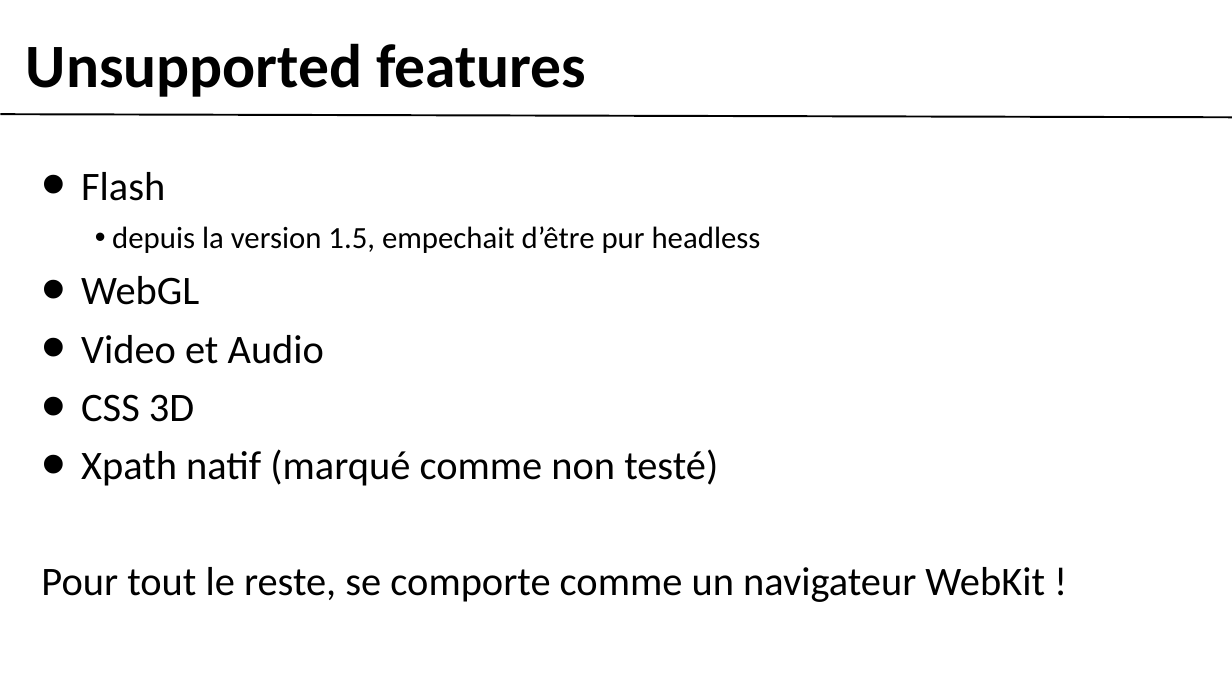
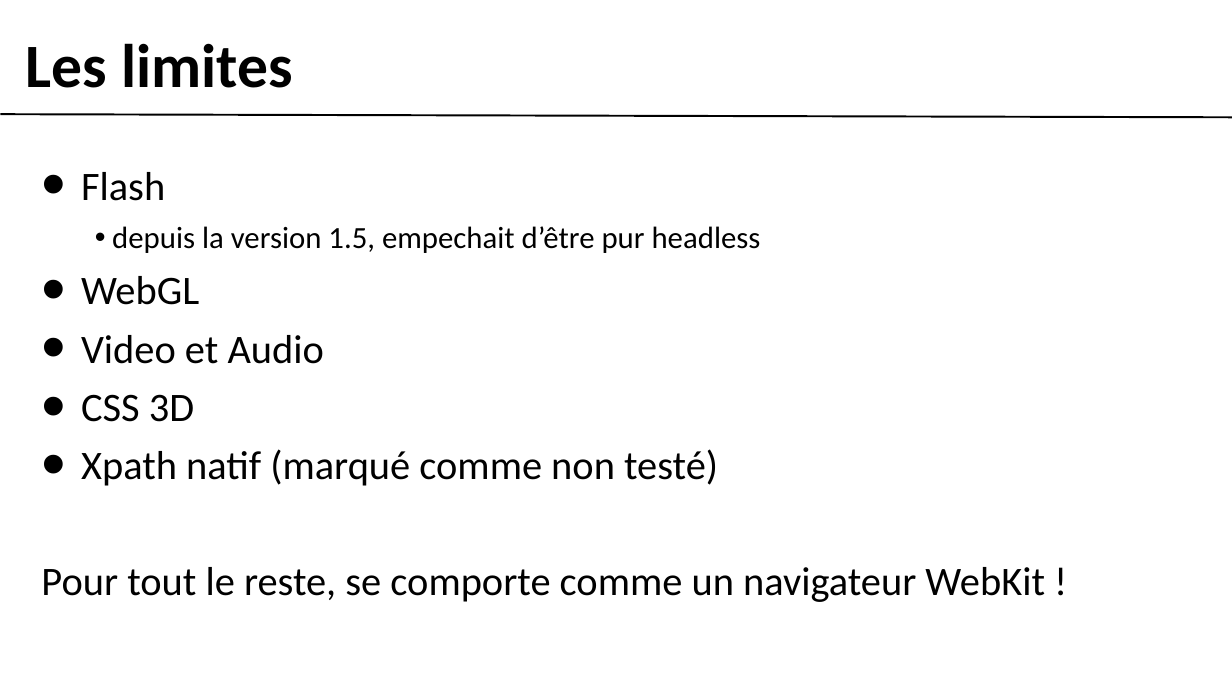
Before and after one commit to gobengo/devoxx-panorama-js-testing, a slide deck: slide 5 of doc/phantom_part.ppt (slide 4 before the commit). Drawn at 1232x693 pixels with LibreOffice and Linux fonts; fonts in the diff are those of the drawing; background and template pictures are left out. Boxes give left, top, right and bottom in pixels: in the first picture for what was removed or moved away, otherwise in the second. Text is boxed around its words. In the diff, an @@ line names an element or a change of style, - is before the commit and + after.

```diff
--- a/doc/phantom_part.ppt
+++ b/doc/phantom_part.ppt
@@ text at [26, 43, 292, 88]: text changed @@
-Unsupported features
+Les limites
```
Also in this commit, not shown: 2 other slides changed, 1 slide added, 1 other file.
